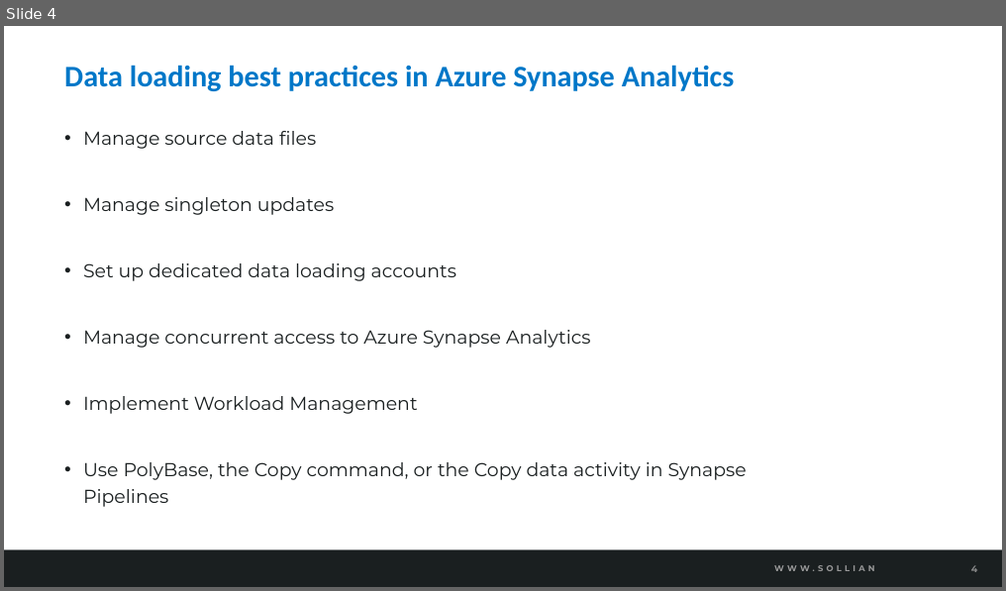
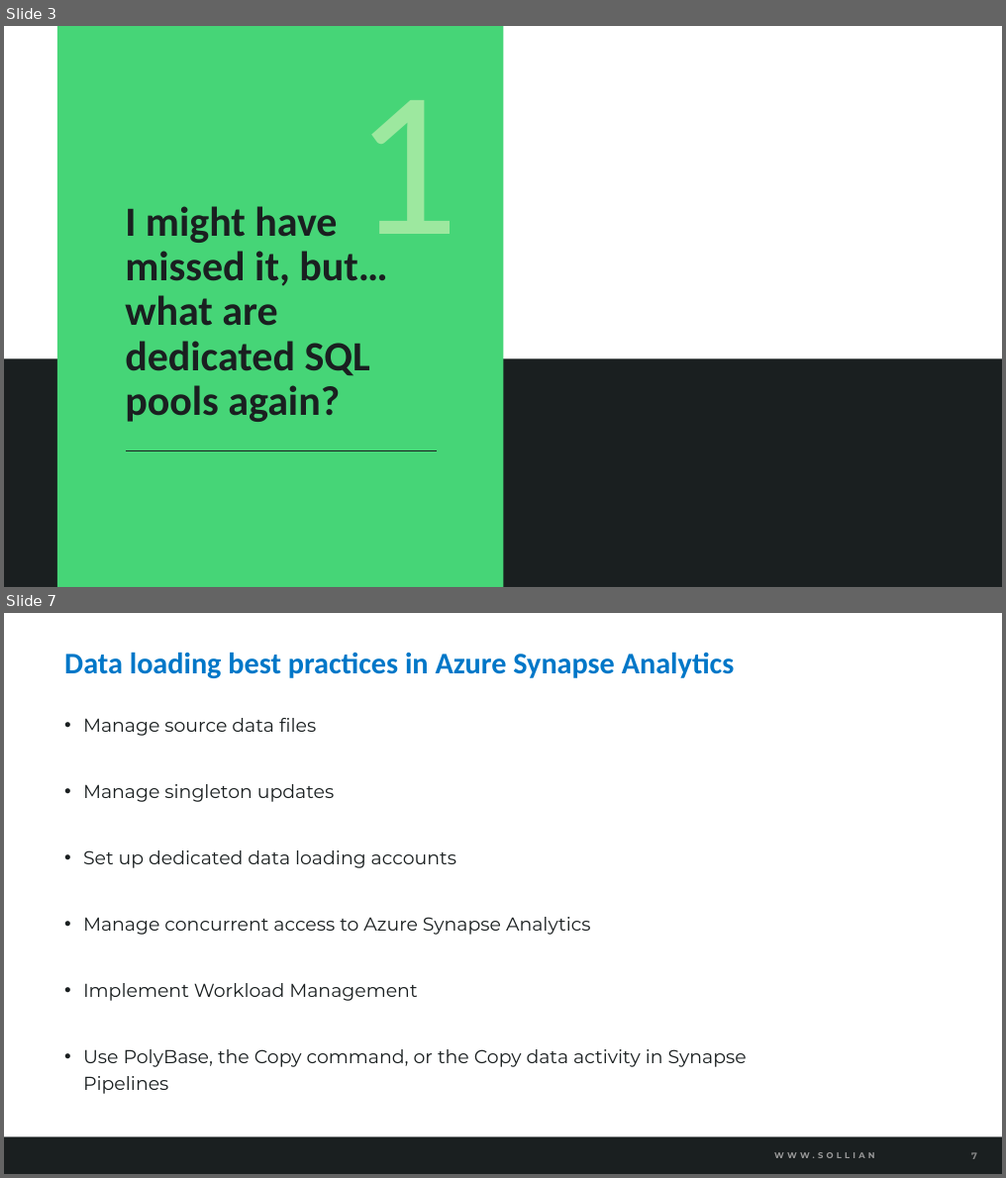
Before and after one commit to solliancenet/azure-data-engineering-conference-workshop-students, a slide deck: 07-Ingest and load data.pptx. Shown one above the other, each under a label of ours: slide 4 before the commit, slides 3 and 7 after it; the slides between them are not shown. The pictures are 1006x591 and 1006x1178 pixels, drawn with LibreOffice and Linux fonts; fonts in the diff are those of the drawing; background and template pictures are left out. Boxes give left, top, right and bottom in pixels: in the first picture for what was removed or moved away, otherwise in the second. Text is boxed around its words. In the diff, an @@ line names an element or a change of style, - is before the commit and + after.

```diff
--- a/07-Ingest and load data.pptx
+++ b/07-Ingest and load data.pptx
@@ slide 3 added at [4,26,1002,587], background #FFFFFF @@
@@ rectangle added at [57,26,503,587], fill #46D577 @@
@@ text added at [354,100,459,281], 200 pt, text #9DE89F @@
+1
@@ title added at [125,206,387,422], 40 pt, text #1A1F20, bold @@
+I might have missed it, but… what are dedicated SQL pools again?
@@ rectangle added at [4,360,1002,587], fill #1A1F20 @@
@@ line added from (126, 452) to (437, 452), #1A1F20 1 pt @@
@@ what was slide 4 is now slide 7 @@
@@ page number at [971,1153,977,1159]: text changed @@
-4
+7
```
Also in this commit, not shown: 4 slides changed, 7 other slides added, 4 other files.
